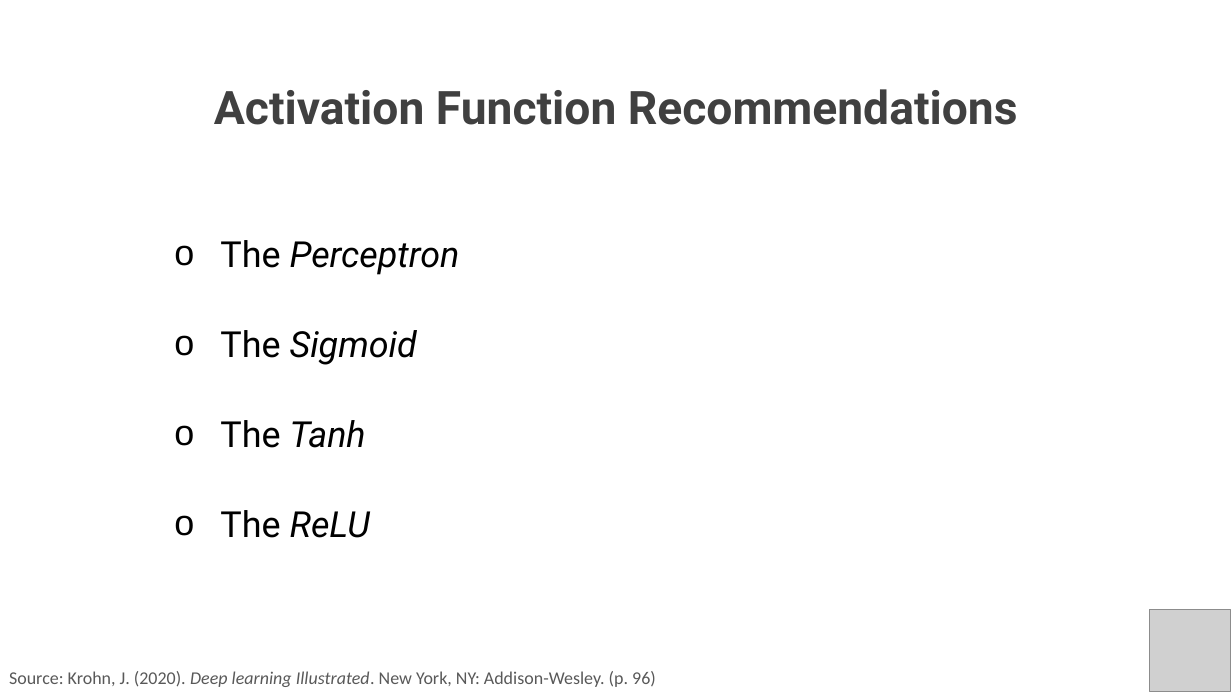
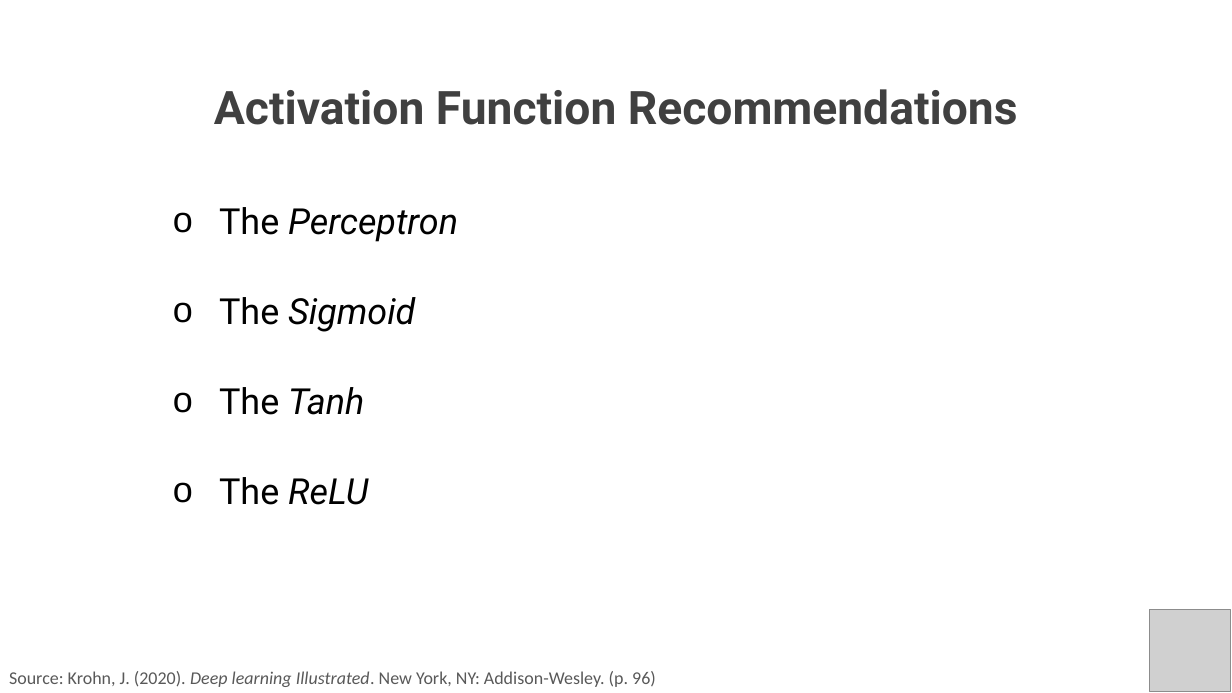
Before and after one commit to PracticumAI/deep_learning, a slide deck: slide 10 of presentations/02.2_activation_functions.pptx. Drawn at 1232x693 pixels with LibreOffice and Linux fonts; fonts in the diff are those of the drawing; grey boxes stand for pictures. Boxes give left, top, right and bottom in pixels: in the first picture for what was removed or moved away, otherwise in the second. Text is boxed around its words. In the diff, an @@ line names an element or a change of style, - is before the commit and + after.

```diff
--- a/presentations/02.2_activation_functions.pptx
+++ b/presentations/02.2_activation_functions.pptx
@@ text "The Perceptron": place and size @@
-text "The Perceptron" at bbox=[220, 240, 460, 275]
+text "The Perceptron" at bbox=[219, 207, 458, 242]
@@ 3 texts: place and size @@
-3 texts at bbox=[220, 330, 417, 538]
+3 texts at bbox=[219, 297, 415, 505]
```
Also in this commit, not shown: 7 other slides changed.
